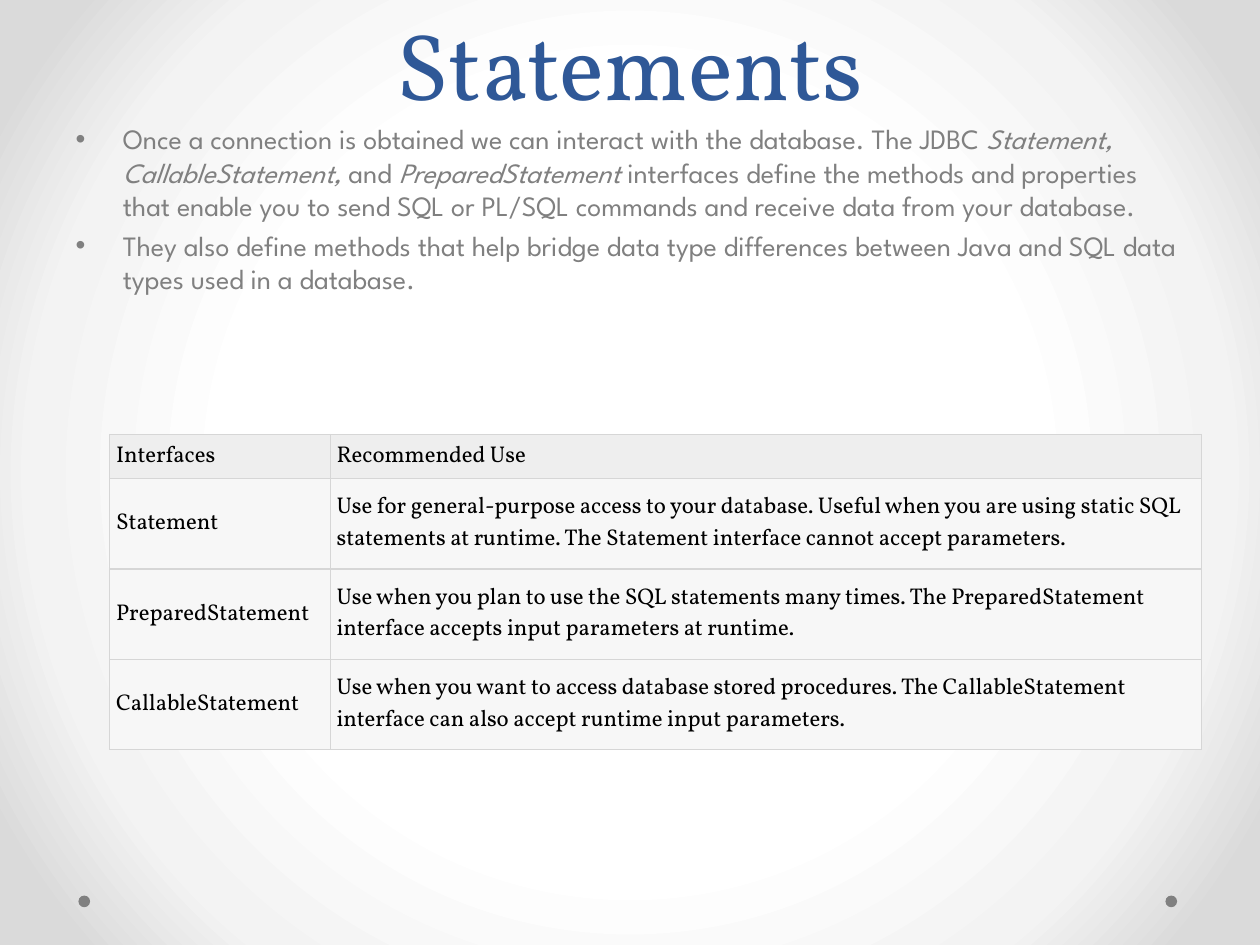
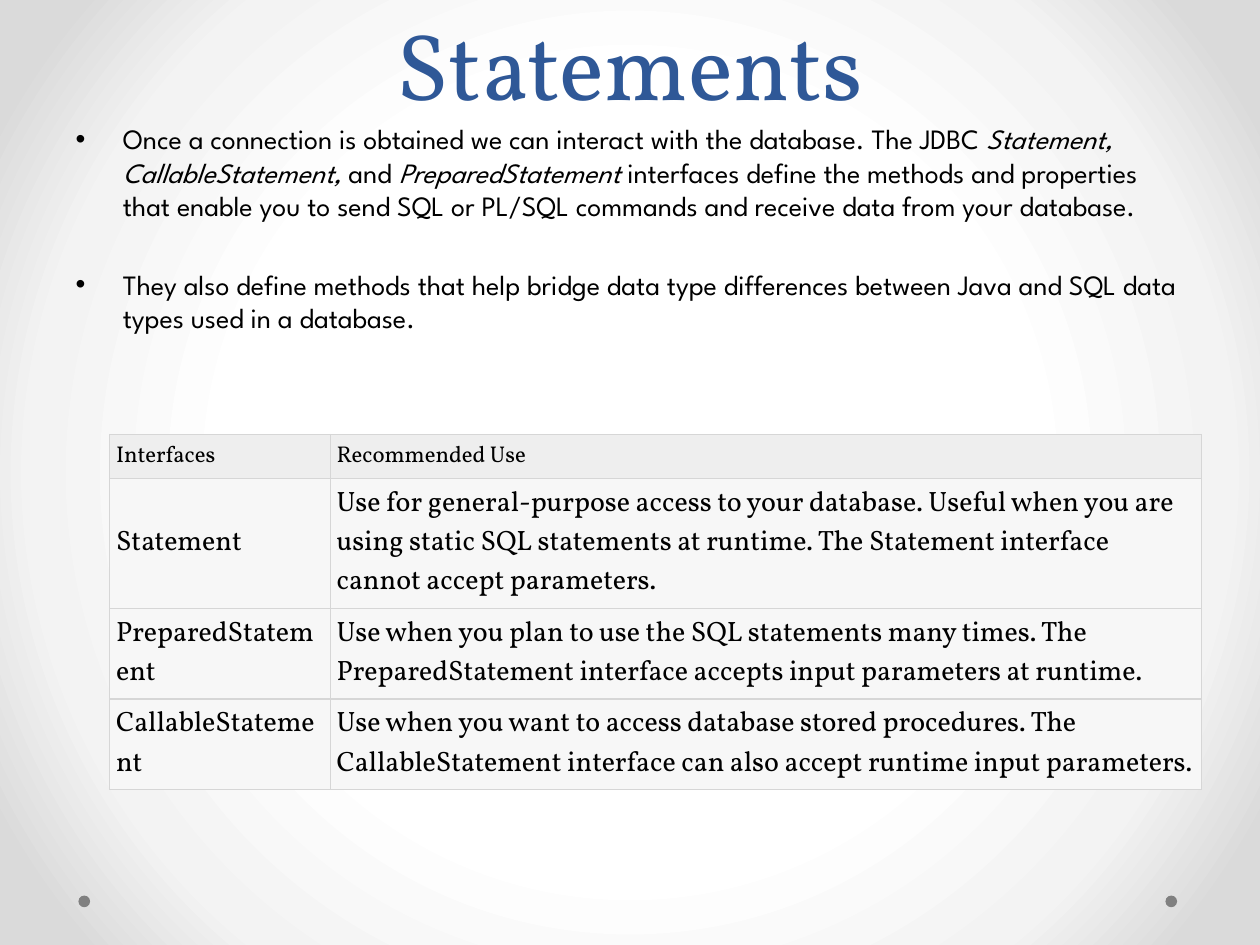
Before and after one commit to srinivasnangunuri/GitRep, a slide deck: slide 13 of JDBC/Introduction to JDBC.pptx (slide 12 before the commit). Drawn at 1260x945 pixels with LibreOffice and Linux fonts; fonts in the diff are those of the drawing. Boxes give left, top, right and bottom in pixels: in the first picture for what was removed or moved away, otherwise in the second. Text is boxed around its words. In the diff, an @@ line names an element or a change of style, - is before the commit and + after.

```diff
--- a/JDBC/Introduction to JDBC.pptx
+++ b/JDBC/Introduction to JDBC.pptx
@@ text "Once a connection is obtained ..." at [123, 129, 1176, 334]: text colour #808080 to #000000 @@
@@ table at [110, 435, 1202, 791] @@
@@ size 13 to 16 pt @@
```
Also in this commit, not shown: 18 other slides changed, 1 slide added, 1 other file.
